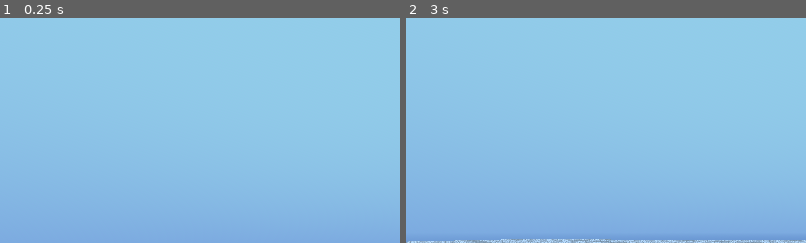
Above: before the commit, frames 1-2 (left to right).
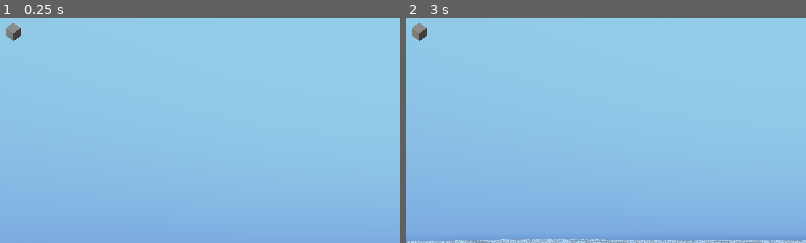
Above: after the commit, the same moments.

Repository: FalseDeveloper/project-_create_industry
Game: Godot game, scene res://scenes/game_scene.tscn
The game is run twice, just before and just after one commit, with the same random seed, the same clock (stepped at 60 frames per second) and the same inputs.
Inputs (mouse positions are % of the whole screen's width and height, from its top left):
- Up to frame 1 (0.25 s): no input
- Up to frame 2 (3 s): tap Enter at 0.5 s; move the mouse to (55, 50) at 0.52 s; press the mouse at (55, 50) at 0.53 s; hold W (Forwards) from 0.53 s (still down); tap Space (Jump) at 0.77, 1.52 s; move the mouse to (45, 50) at 1.27 s; release the mouse at (45, 50) at 1.28 s; right-click (45, 50) at 1.35 s; move the mouse to (52, 48) at 2.02 s; press the mouse at (52, 48) at 2.03 s; move the mouse to (49, 52) at 2.77 s; release the mouse at (49, 52) at 2.78 s; right-click (49, 52) at 2.85 s
The pictures show only the part of the screen within x 0-50%, y 0-50%; the shares and areas given below are measured in that part.

The runs differ from the first frame. In frame 1, 0.2% of the frame differs, in the area x 1-6%, y 2-11%; in frame 2, 0.2%.

Commit message:
Added held block subviewport

Diff:
--- a/player/Player.tscn
+++ b/player/Player.tscn
@@ -25,6 +25,20 @@
 
 [sub_resource type="BoxMesh" id="BoxMesh_aqcbf"]
 size = Vector3(1.01, 1.01, 1.01)
+
+[sub_resource type="ViewportTexture" id="ViewportTexture_yw30f"]
+viewport_path = NodePath("PlayerBuilder/SubViewport")
+
+[sub_resource type="Environment" id="Environment_qjkh3"]
+background_color = Color(1, 1, 1, 0)
+ambient_light_source = 2
+ambient_light_color = Color(0.47788048, 0.47788006, 0.47788012, 1)
+reflected_light_source = 1
+
+[sub_resource type="World3D" id="World3D_g6k8r"]
+environment = SubResource("Environment_qjkh3")
+
+[sub_resource type="BoxMesh" id="BoxMesh_boad6"]
 
 [node name="Player" type="CharacterBody3D" unique_id=1542657291]
 collision_layer = 2
@@ -63,3 +77,31 @@
 visible = false
 material_override = SubResource("StandardMaterial3D_x8kxw")
 mesh = SubResource("BoxMesh_aqcbf")
+
+[node name="BuilderHUD" type="Control" parent="PlayerBuilder" unique_id=387763406]
+layout_mode = 3
+anchors_preset = 0
+offset_right = 1920.0
+offset_bottom = 1080.0
+
+[node name="TextureRect" type="TextureRect" parent="PlayerBuilder/BuilderHUD" unique_id=348146366]
+layout_mode = 0
+offset_right = 40.0
+offset_bottom = 40.0
+texture = SubResource("ViewportTexture_yw30f")
+
+[node name="SubViewport" type="SubViewport" parent="PlayerBuilder" unique_id=1535933495]
+world_3d = SubResource("World3D_g6k8r")
+transparent_bg = true
+size = Vector2i(64, 64)
+
+[node name="MeshInstance3D" type="MeshInstance3D" parent="PlayerBuilder/SubViewport" unique_id=798459545]
+mesh = SubResource("BoxMesh_boad6")
+
+[node name="Camera3D" type="Camera3D" parent="PlayerBuilder/SubViewport" unique_id=372394632]
+transform = Transform3D(0.7071068, -0.5, 0.5, 0, 0.70710677, 0.70710677, -0.7071068, -0.5, 0.5, 1, 1.5, 1)
+projection = 1
+size = 2.5
+
+[node name="DirectionalLight3D" type="DirectionalLight3D" parent="PlayerBuilder/SubViewport" unique_id=1001912051]
+transform = Transform3D(0.7071066, 0.4999999, -0.5000001, 1.3155382e-07, 0.70710677, 0.70710677, 0.7071069, -0.5000001, 0.49999988, 0.9818041, 1.3884807, 0.9818041)
--- a/player/player.gd
+++ b/player/player.gd
@@ -15,8 +15,6 @@
 @onready var camera_controller : CameraController = $CameraController
 
 var control_enabled : bool = true
-
-#meow
 
 func _ready():
 	set_control_enabled(control_enabled)
--- a/scenes/game_scene.tscn
+++ b/scenes/game_scene.tscn
@@ -1,7 +1,7 @@
 [gd_scene format=3 uid="uid://ndni4wrsexsb"]
 
 [ext_resource type="PackedScene" uid="uid://4jxe6hvojlsa" path="res://world/game_world/game_world.tscn" id="1_w5aja"]
-[ext_resource type="PackedScene" uid="uid://fyi6dhgxic3f" path="res://player/Player.tscn" id="2_onqr8"]
+[ext_resource type="PackedScene" uid="uid://fyi6dhgxic3f" path="res://player/player.tscn" id="2_onqr8"]
 
 [sub_resource type="ProceduralSkyMaterial" id="ProceduralSkyMaterial_onqr8"]
 sky_top_color = Color(0.57220656, 0.8055526, 0.9151527, 1)
